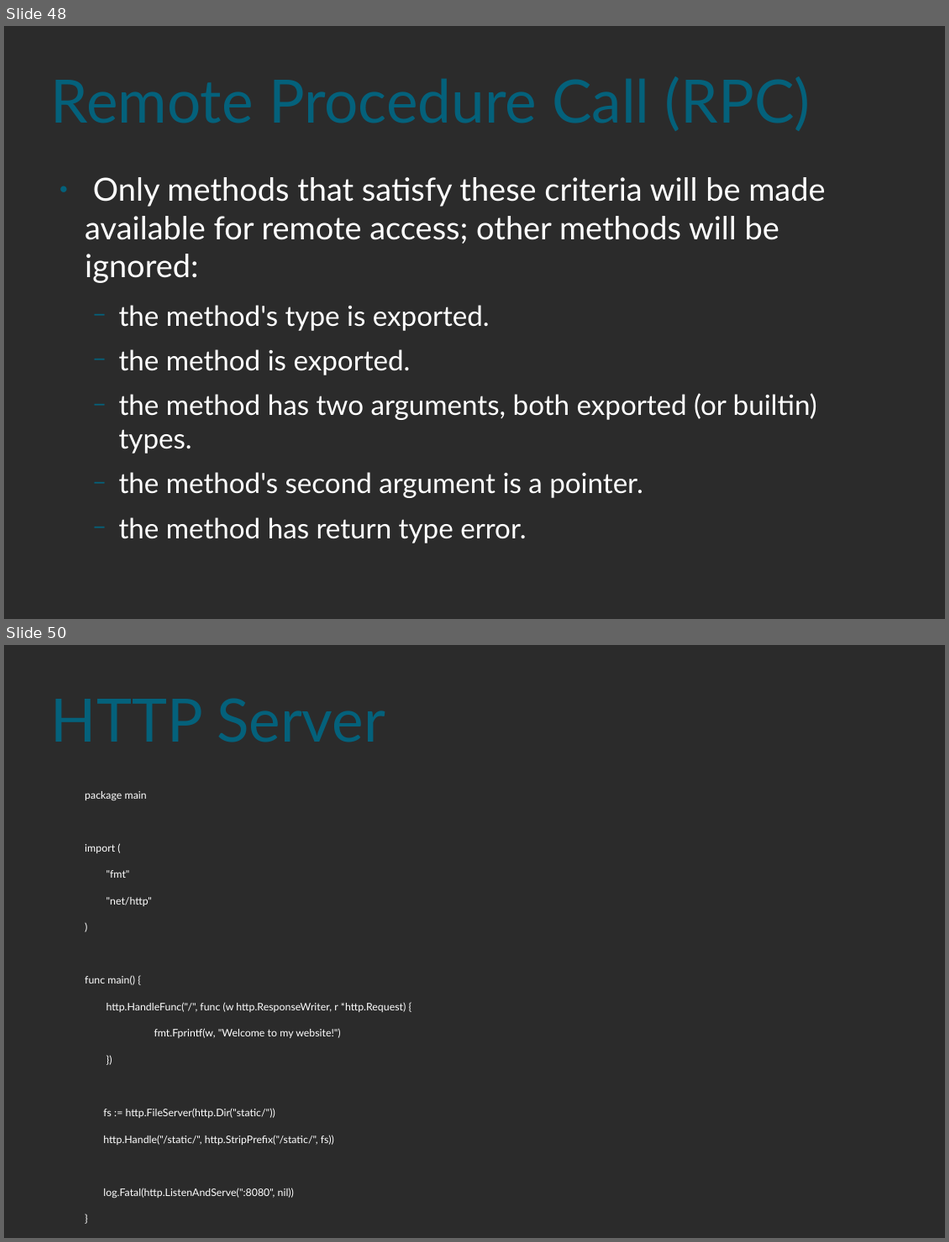
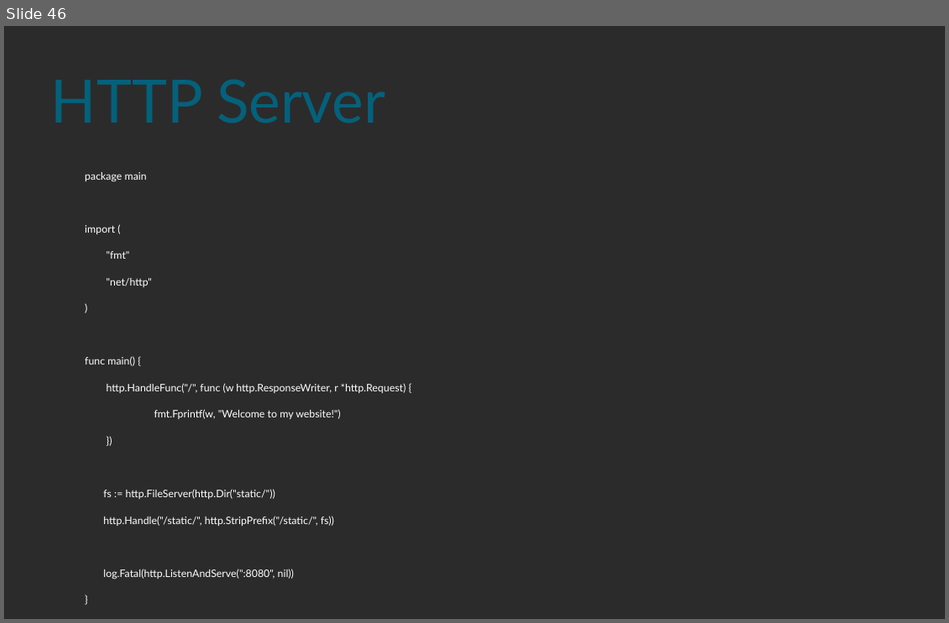
Before and after one commit to rif/gointro, a slide deck: Golang.odp. Shown one above the other, each under a label of ours: slides 48 and 50 before the commit, slide 46 after it; the slides between them are not shown. The pictures are 949x1242 and 949x623 pixels, drawn with LibreOffice and Linux fonts; fonts in the diff are those of the drawing; background and template pictures are left out; a plain dark background stands for a picture behind light text. Boxes give left, top, right and bottom in pixels: in the first picture for what was removed or moved away, otherwise in the second. Text is boxed around its words. In the diff, an @@ line names an element or a change of style, - is before the commit and + after.

```diff
--- a/Golang.odp
+++ b/Golang.odp
@@ slide 48 removed at (4, 26, 945, 619), background picture (left out) @@
@@ title removed at (51, 50, 899, 149) @@
-Remote Procedure Call (RPC)
@@ text removed at (85, 177, 825, 543) @@
-● Only methods that satisfy these criteria will be made available for remote access; other methods will be ignored:
-  − the method's type is exported.
-  − the method is exported.
-  − the method has two arguments, both exported (or builtin) types.
-  − the method's second argument is a pointer.
-  − the method has return type error.
@@ what was slide 50 is now slide 46 @@
```
Also in this commit, not shown: 1 slide changed, 12 other slides removed.
